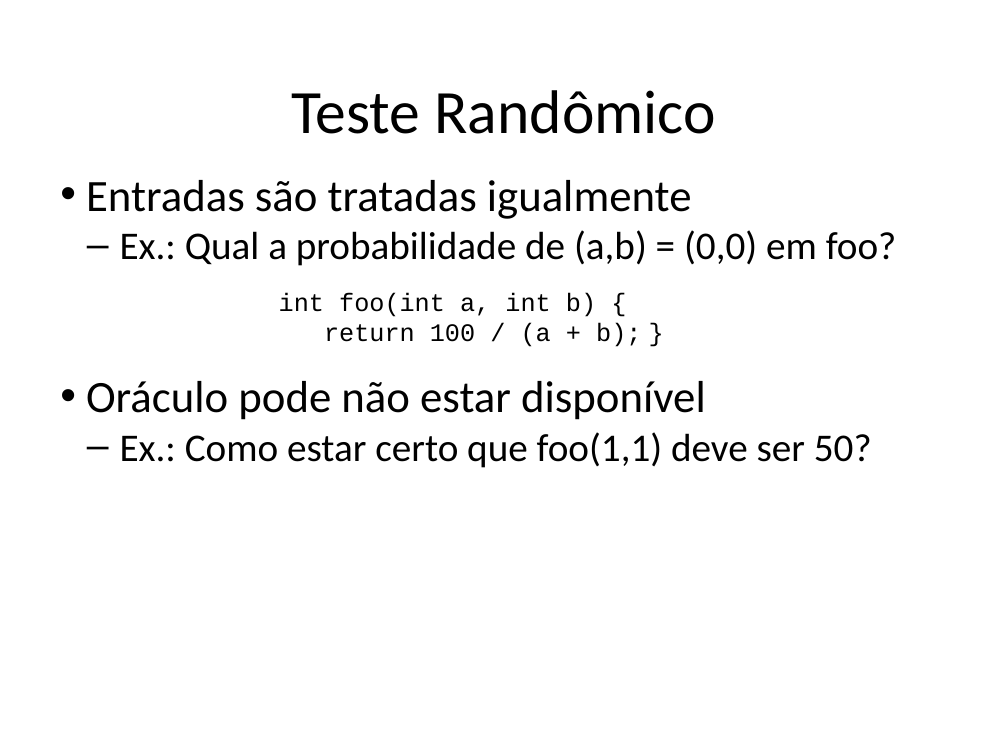
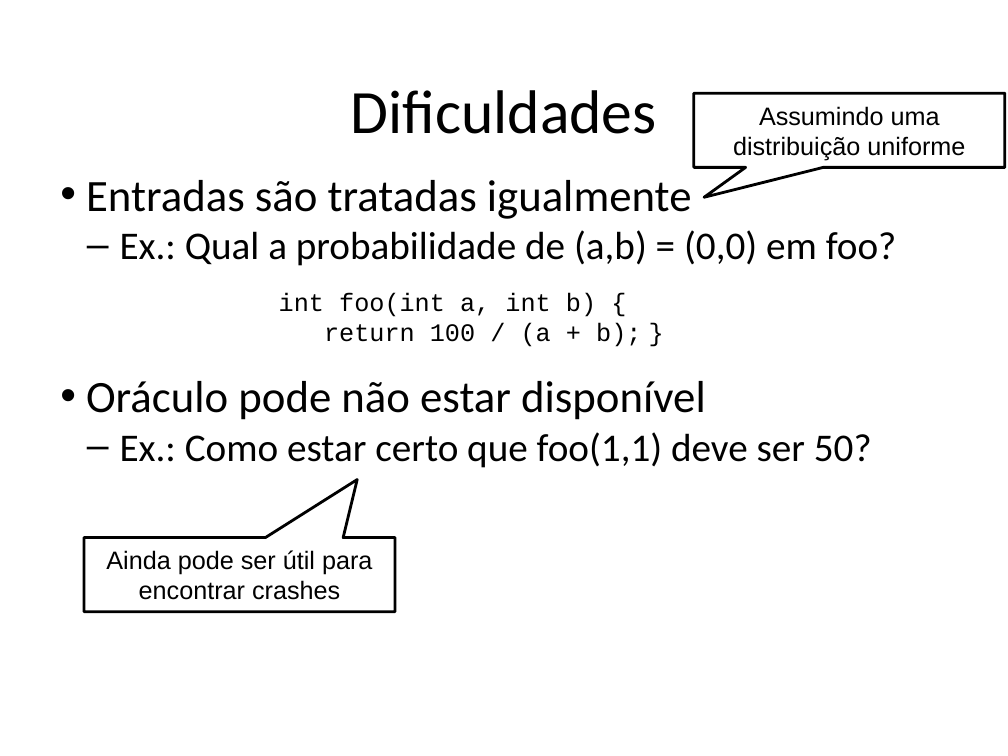
Before and after one commit to STAR-RG/testing-cin, a slide deck: slide 138 of slides.pptx (slide 139 before the commit). Drawn at 1008x756 pixels with LibreOffice and Linux fonts; fonts in the diff are those of the drawing. Boxes give left, top, right and bottom in pixels: in the first picture for what was removed or moved away, otherwise in the second. Text is boxed around its words. In the diff, an @@ line names an element or a change of style, - is before the commit and + after.

```diff
--- a/slides.pptx
+++ b/slides.pptx
@@ text at [351,90,657,134]: text changed @@
-Teste Randômico
+Dificuldades
@@ speech box added at [694,94,1005,168], fill #FFFFFF, outline #000000 2 pt, 18 pt, text #000000 @@
+Assumindo uma distribuição uniforme
@@ speech box added at [84,537,395,612], fill #FFFFFF, outline #000000 2 pt, 18 pt, text #000000 @@
+Ainda pode ser útil para encontrar crashes
```
Also in this commit, not shown: 4 other slides changed, 4 slides added, 2 slides removed.
